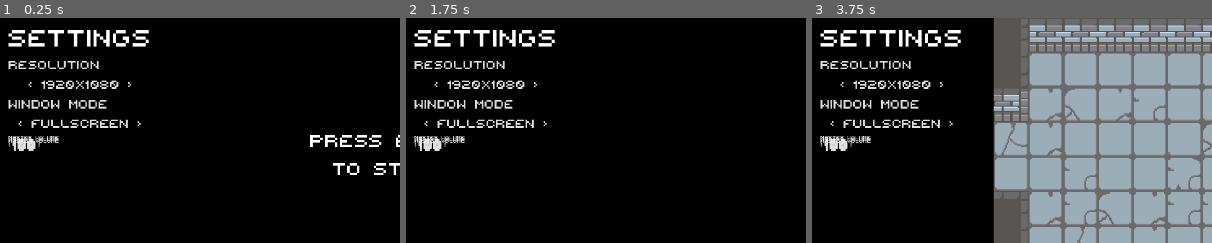
Above: before the commit, frames 1-3 (left to right).
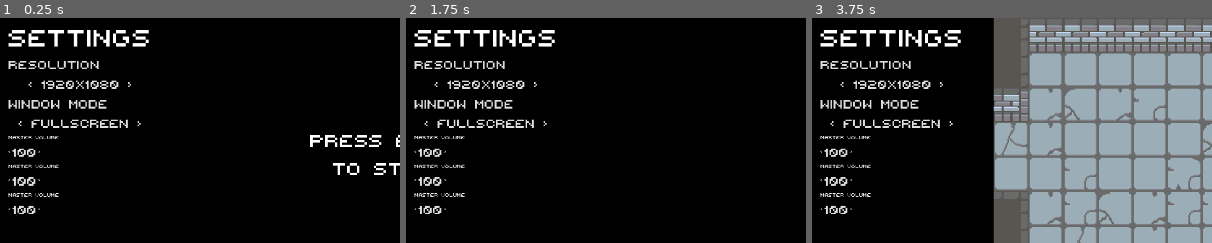
Above: after the commit, the same moments.

Repository: GoldenAppler-eng/Psyches-Dungeon
Game: Godot game, scene res://scenes/world.tscn
Two runs of this game, one before a commit and one after it. Both use one fixed random seed, a clock stepped at 60 frames per second and the inputs below. Sound files missing from this copy of the repository are replaced by a short silence.
Inputs (mouse positions are % of the whole screen's width and height, from its top left):
- Up to frame 1 (0.25 s): no input
- Up to frame 2 (1.75 s): click "Resolution" at 0.5 s; click "< 1920x1080 >" at 1.25 s
- Up to frame 3 (3.75 s): click "Window MODE" at 2 s; click "100" at 2.75 s; tap Enter (start) at 3.5 s; move the mouse to (72, 45) at 3.52 s; hold Right (move_right) from 3.53 s (still down); hold Space (attack) from 3.53 s (still down); click (72, 45) at 3.67 s
The pictures show only the part of the screen within x 1-51%, y 0-50%; the shares and areas given below are measured in that part.

The runs differ from the first frame. In frame 1, 1.2% of the frame differs, in the area x 2-15%, y 52-88%; in frame 2, 1.2%; in frame 3, 1.2%.

Commit message:
Changed volume controller and switch button node to use margin container as root, Added @tool tag to switch button class

Diff:
--- a/prefabs/UI/switch_button.tscn
+++ b/prefabs/UI/switch_button.tscn
@@ -2,19 +2,13 @@
 
 [ext_resource type="Script" uid="uid://b1at1gino5a2x" path="res://scripts/menu/switch_button.gd" id="1_hi3ma"]
 
-[node name="SwitchButton" type="Control"]
-layout_mode = 3
-anchors_preset = 15
-anchor_right = 1.0
-anchor_bottom = 1.0
-grow_horizontal = 2
-grow_vertical = 2
+[node name="SwitchButton" type="MarginContainer"]
+offset_right = 36.0
+offset_bottom = 23.0
 script = ExtResource("1_hi3ma")
 
 [node name="HBoxContainer" type="HBoxContainer" parent="."]
-layout_mode = 0
-offset_right = 40.0
-offset_bottom = 40.0
+layout_mode = 2
 
 [node name="LeftArrowLabel" type="Label" parent="HBoxContainer"]
 layout_mode = 2
--- a/prefabs/UI/volume_controller.tscn
+++ b/prefabs/UI/volume_controller.tscn
@@ -4,26 +4,23 @@
 [ext_resource type="Script" uid="uid://blbowv0edisq8" path="res://scripts/menu/volume_controller.gd" id="2_fpae5"]
 [ext_resource type="PackedScene" uid="uid://dd1tbvndv8i1u" path="res://prefabs/UI/switch_button.tscn" id="3_fpae5"]
 
-[node name="volume_controller" type="Control"]
-layout_mode = 3
-anchors_preset = 15
-anchor_right = 1.0
-anchor_bottom = 1.0
-grow_horizontal = 2
-grow_vertical = 2
+[node name="volume_controller" type="MarginContainer"]
+offset_right = 121.0
+offset_bottom = 18.0
 theme = ExtResource("1_kb14h")
 script = ExtResource("2_fpae5")
 bus_name = "Master"
 
-[node name="volume_label" type="Label" parent="."]
+[node name="VBoxContainer" type="VBoxContainer" parent="."]
 layout_mode = 2
-offset_right = 301.0
-offset_bottom = 43.0
+
+[node name="volume_label" type="Label" parent="VBoxContainer"]
+layout_mode = 2
 focus_neighbor_top = NodePath("../../window_mode_button")
 focus_neighbor_bottom = NodePath("../../music_volume_controller/volume_button")
 theme = ExtResource("1_kb14h")
 text = "Master Volume"
 
-[node name="control_button" parent="." instance=ExtResource("3_fpae5")]
-layout_mode = 1
+[node name="control_button" parent="VBoxContainer" instance=ExtResource("3_fpae5")]
+layout_mode = 2
 button_text = "100"
--- a/scripts/menu/switch_button.gd
+++ b/scripts/menu/switch_button.gd
@@ -1,3 +1,4 @@
+@tool
 class_name SwitchButton
 extends Control
 
@@ -14,6 +15,11 @@
 	_set_button_focus_neighbours()
 
 func _process(delta: float) -> void:
+	if Engine.is_editor_hint():
+		button.text = button_text
+
+		return
+
 	if not button.has_focus():
 		return
 
--- a/scripts/menu/volume_controller.gd
+++ b/scripts/menu/volume_controller.gd
@@ -1,6 +1,6 @@
 extends Control
 
-@onready var control_button: SwitchButton = $control_button
+@onready var control_button: SwitchButton = $VBoxContainer/control_button
 
 @export_enum("Master", "Music", "Sfx") var bus_name : String
 
